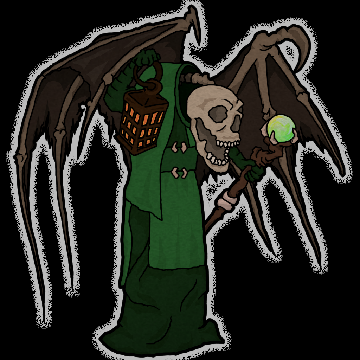
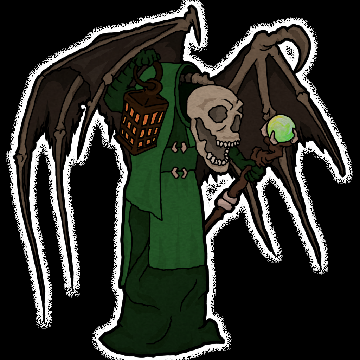
Layered file, before and after one edit (360 × 360). Changes by layer:
painted on "diffuse" over [6, 0, 353, 360]
